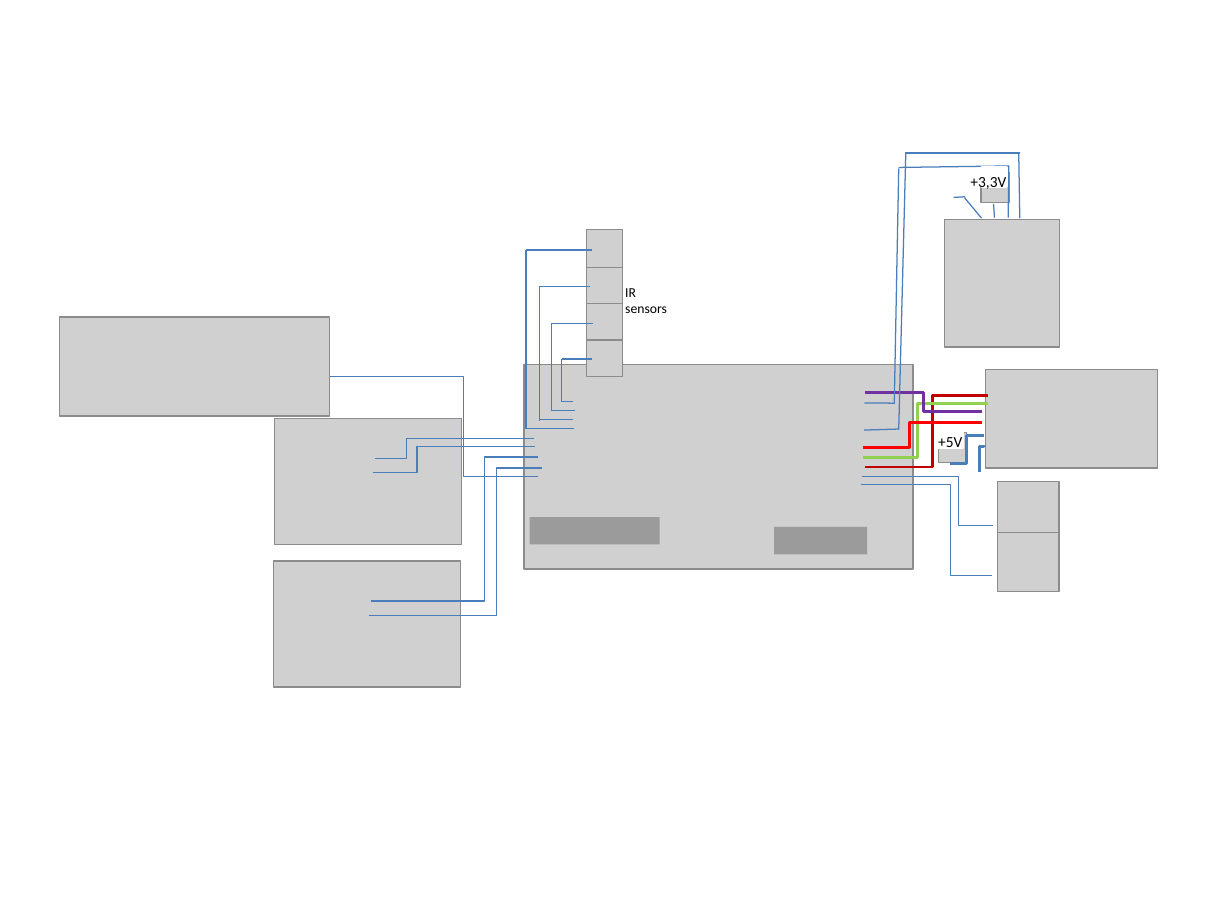
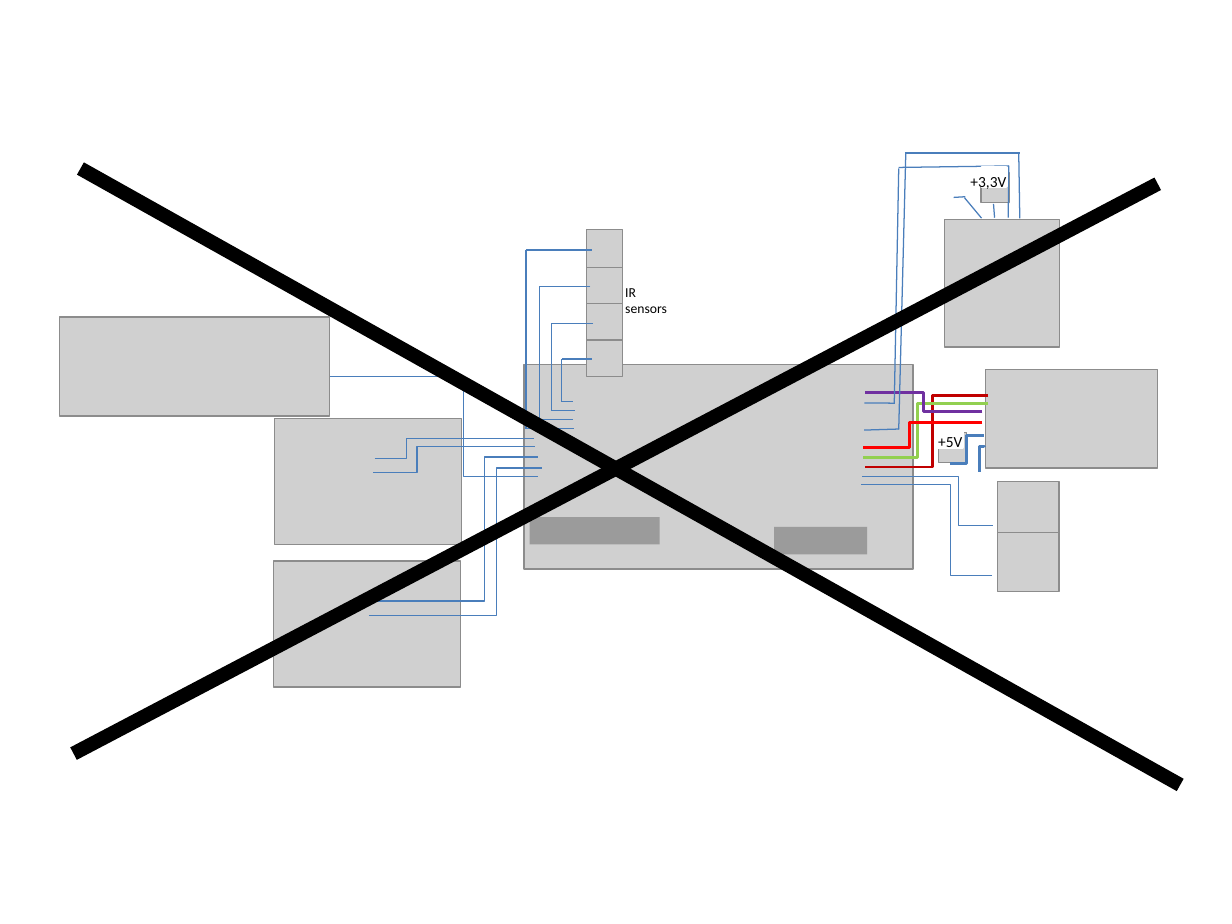
Before and after one commit to kjlisby/train_elevator, a slide deck: slide 3 of Diagram.pptx. Drawn at 1232x924 pixels with LibreOffice and Linux fonts; fonts in the diff are those of the drawing; grey boxes stand for pictures; background and template pictures are left out. Boxes give left, top, right and bottom in pixels: in the first picture for what was removed or moved away, otherwise in the second. Text is boxed around its words. In the diff, an @@ line names an element or a change of style, - is before the commit and + after.

```diff
--- a/Diagram.pptx
+++ b/Diagram.pptx
@@ line added from (80, 169) to (1180, 785), #000000 8.25 pt @@
@@ line added from (74, 754) to (1158, 184), #000000 8.25 pt @@
```
Also in this commit, not shown: 1 slide added, 1 other file.
